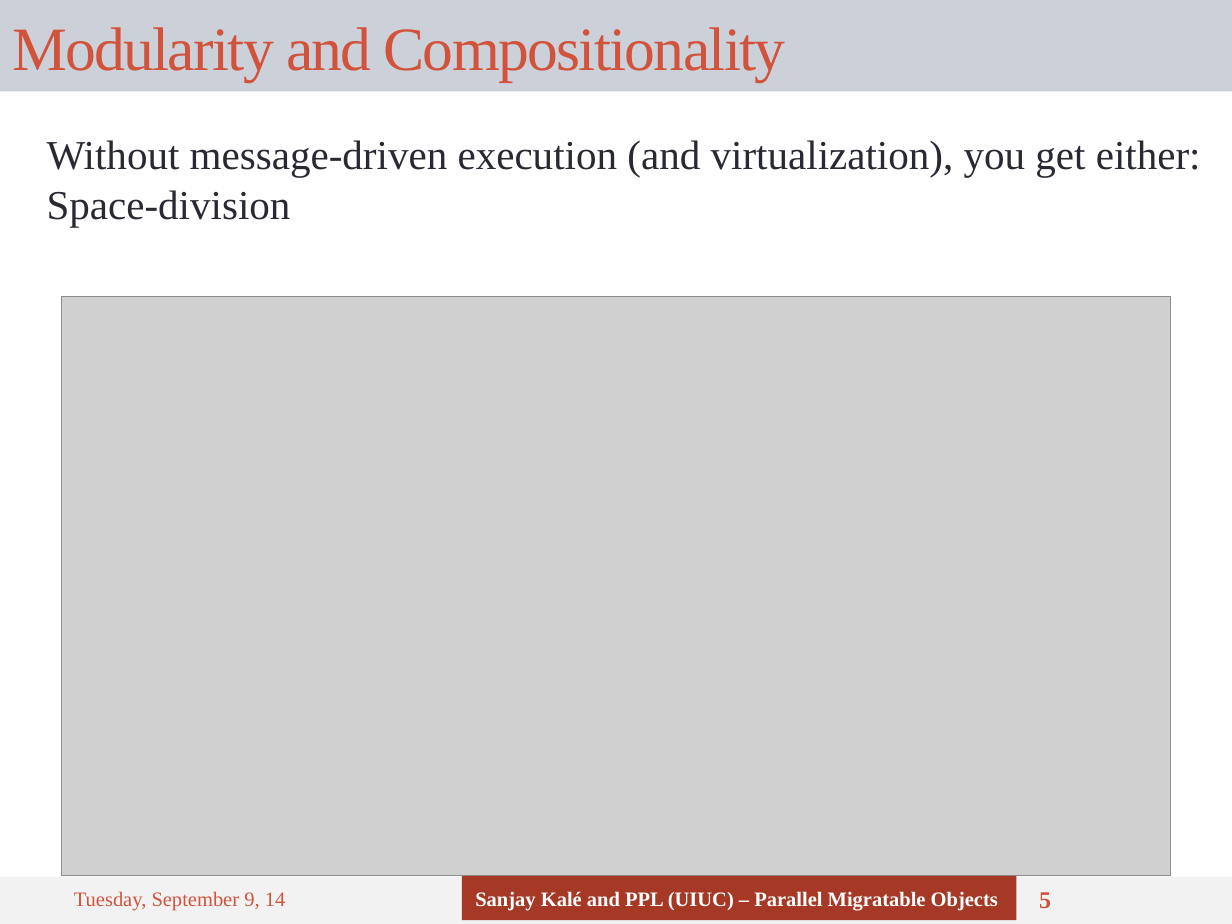
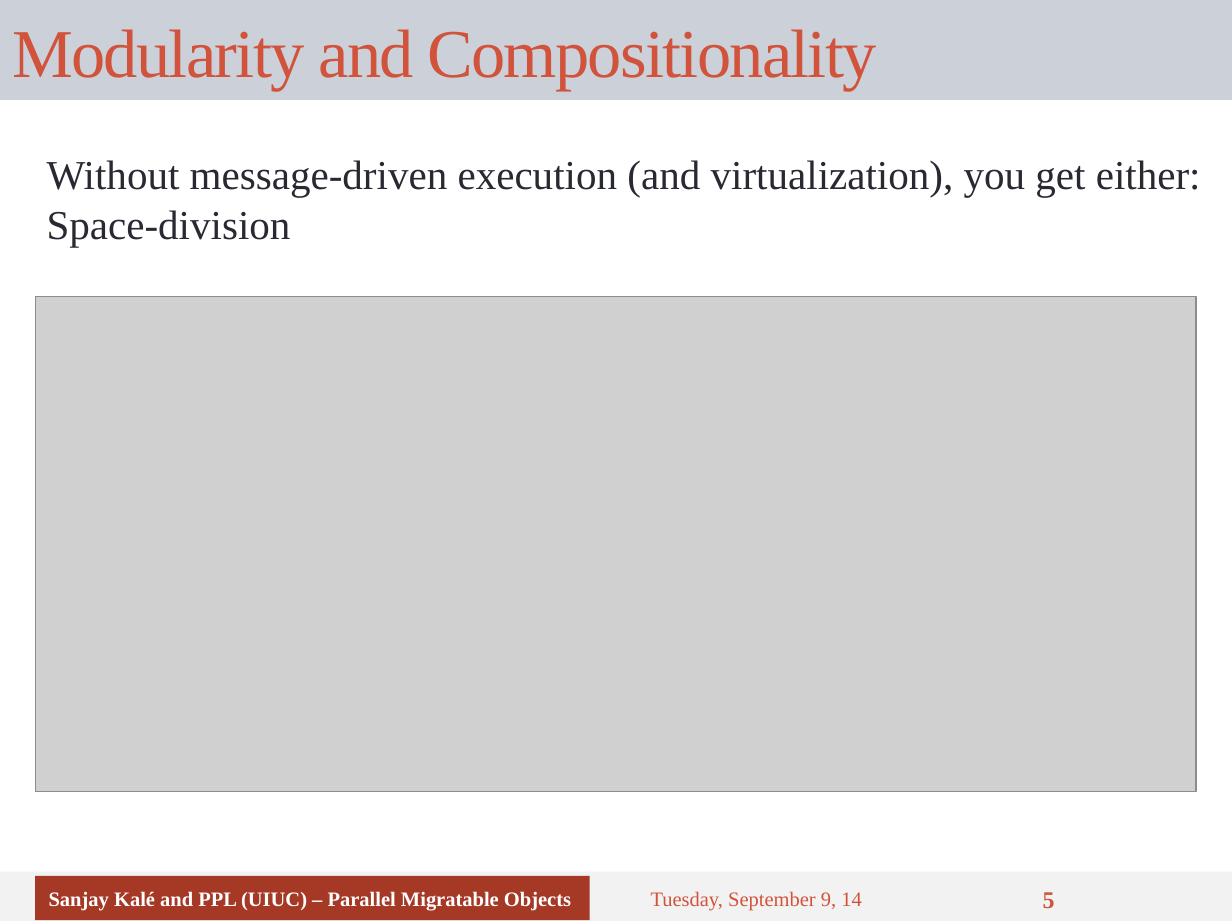
Before and after one commit to UIUC-PPL/charm_tutorial, a slide deck: slide 5 of tutorial-03-benefits.pptx. Drawn at 1232x924 pixels with LibreOffice and Linux fonts; fonts in the diff are those of the drawing; grey boxes stand for pictures. Boxes give left, top, right and bottom in pixels: in the first picture for what was removed or moved away, otherwise in the second. Text is boxed around its words. In the diff, an @@ line names an element or a change of style, - is before the commit and + after.

```diff
--- a/tutorial-03-benefits.pptx
+++ b/tutorial-03-benefits.pptx
@@ title "Modularity and Compositionality": place and size @@
-title "Modularity and Compositionality" at <box>0,0,1232,91</box>
+title "Modularity and Compositionality" at <box>0,0,1232,100</box>
@@ title "Modularity and Compositionality" at <box>0,0,1232,100</box>: size 36 to 40 pt @@
@@ text "Without message-driven execution (and virtualization), ..." at <box>47,160,1201,246</box>: vertical alignment top to middle @@
@@ picture: place and size @@
-picture at <box>62,296,1170,875</box>
+picture at <box>36,296,1196,791</box>
@@ rectangle: place and size @@
-rectangle at <box>0,877,1232,924</box>
+rectangle at <box>0,872,1232,922</box>
@@ rectangle "Sanjay Kalé and PPL (UIUC) ...": place and size @@
-rectangle "Sanjay Kalé and PPL (UIUC) ..." at <box>462,876,1016,920</box>
+rectangle "Sanjay Kalé and PPL (UIUC) ..." at <box>36,876,590,920</box>
@@ text "Tuesday, September 9, 14": place and size @@
-text "Tuesday, September 9, 14" at <box>74,891,286,911</box>
+text "Tuesday, September 9, 14" at <box>651,891,862,911</box>
@@ page number: place and size @@
-page number at <box>1039,892,1051,908</box>
+page number at <box>1043,892,1055,908</box>
```
Also in this commit, not shown: 16 other slides changed.
